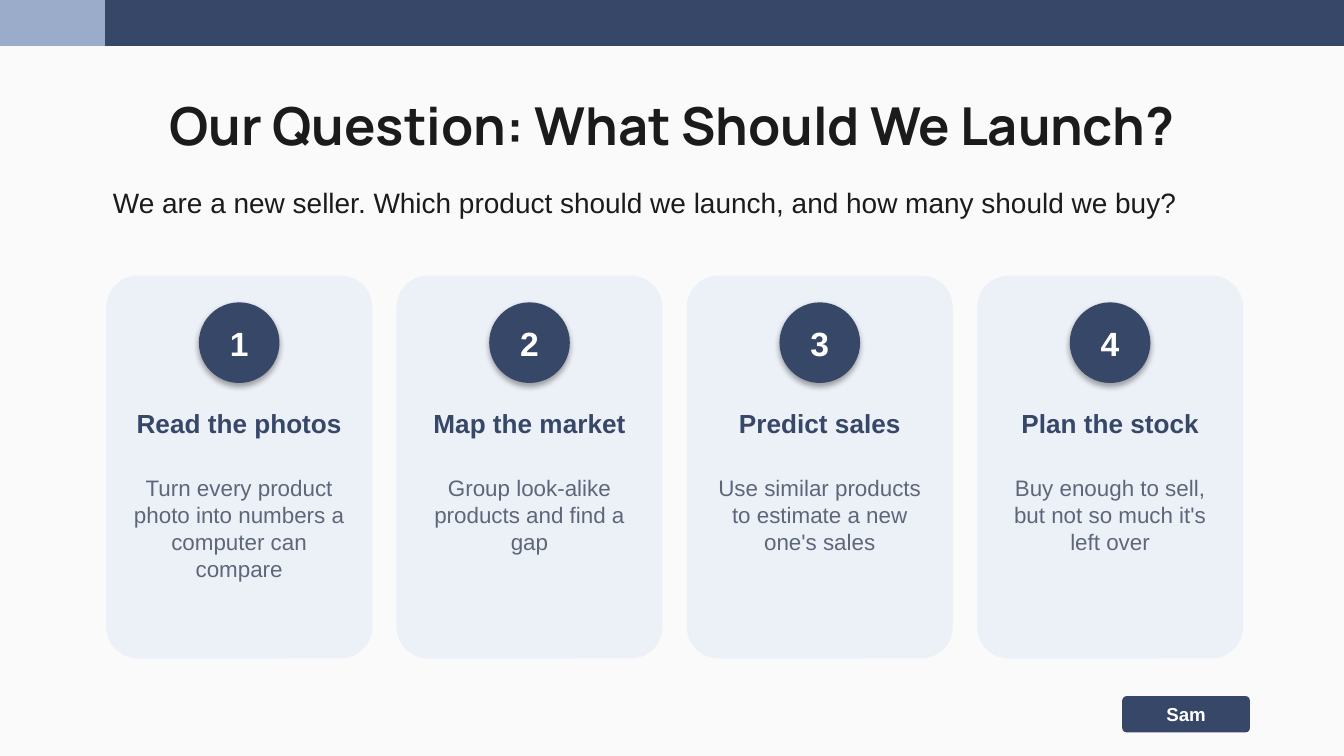
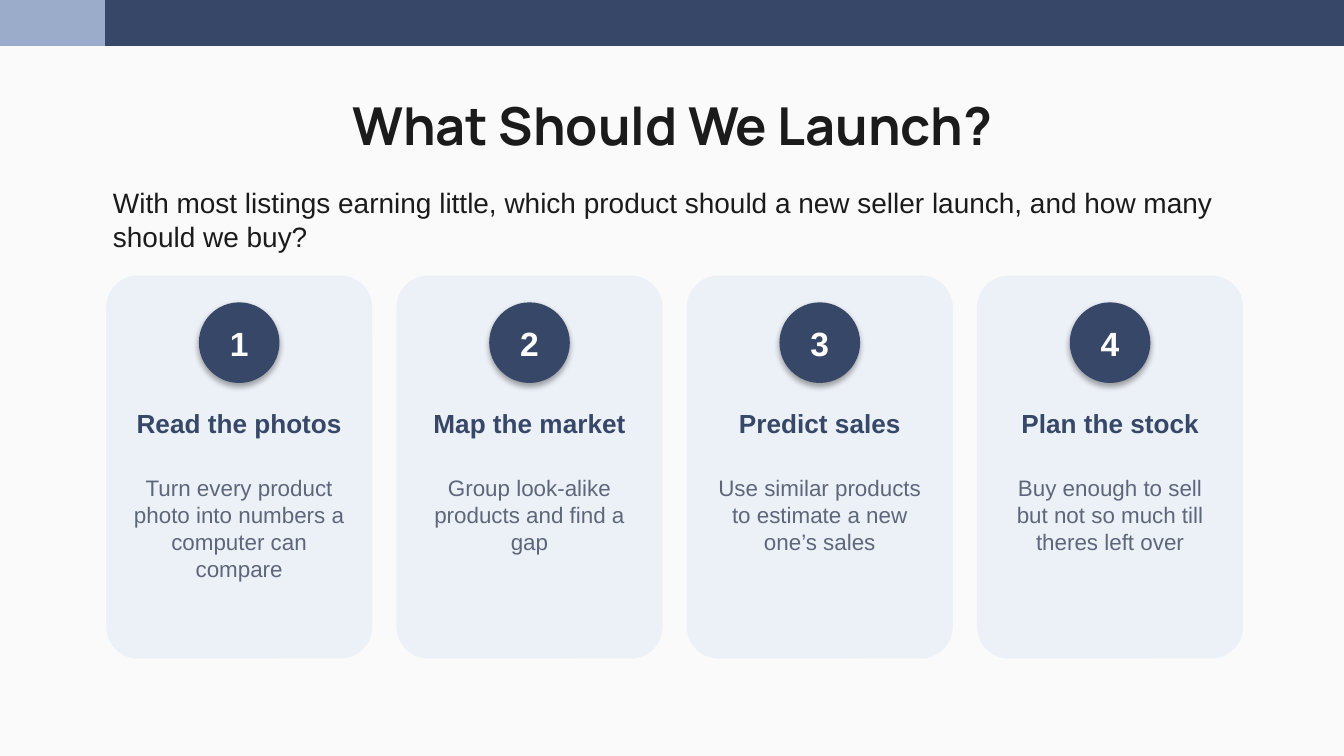
Before and after one commit to nakimagine/hello-world, a slide deck: slide 5 of Group_3_Amazon_Office_Electronic_Slides.pptx (slide 4 before the commit). Drawn at 1344x756 pixels with LibreOffice and Linux fonts; fonts in the diff are those of the drawing. Boxes give left, top, right and bottom in pixels: in the first picture for what was removed or moved away, otherwise in the second. Text is boxed around its words. In the diff, an @@ line names an element or a change of style, - is before the commit and + after.

```diff
--- a/Group_3_Amazon_Office_Electronic_Slides.pptx
+++ b/Group_3_Amazon_Office_Electronic_Slides.pptx
@@ title at [352,106,992,146]: text changed @@
-Our Question: What Should We Launch?
+What Should We Launch?
@@ text at [113,192,1211,252]: text changed @@
-We are a new seller. Which product should we launch, and how many should we buy?
+With most listings earning little, which product should a new seller launch, and how many should we buy?
@@ text at [1017,480,1203,550]: text changed @@
-Buy enough to sell, but not so much it's left over
+Buy enough to sell but not so much till theres left over
@@ rounded rectangle removed at [1122,696,1250,732] @@
-Sam
```
Also in this commit, not shown: 16 other slides changed, 19 slides added, 6 slides removed.
